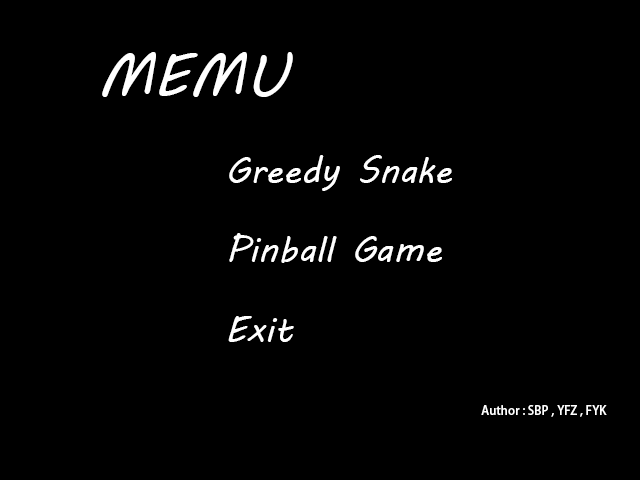
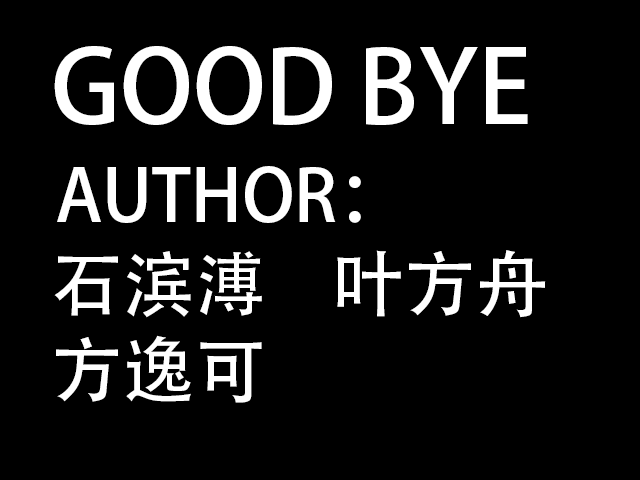
Layers edited between the first and the second (640, 480) image:
renamed "Exit" to "石滨溥 叶方舟 方逸可", painted on it over [54, 250, 546, 403]
removed layer "Pinball Game" over [229, 233, 442, 263]
renamed "Greedy Snake" to "AUTHOR：", painted on it over [57, 155, 452, 223]
renamed "MEMU" to "GOOD BYE", painted on it over [54, 46, 528, 125]
removed layer "Author : SBP , YFZ , FYK" over [481, 405, 607, 417]
